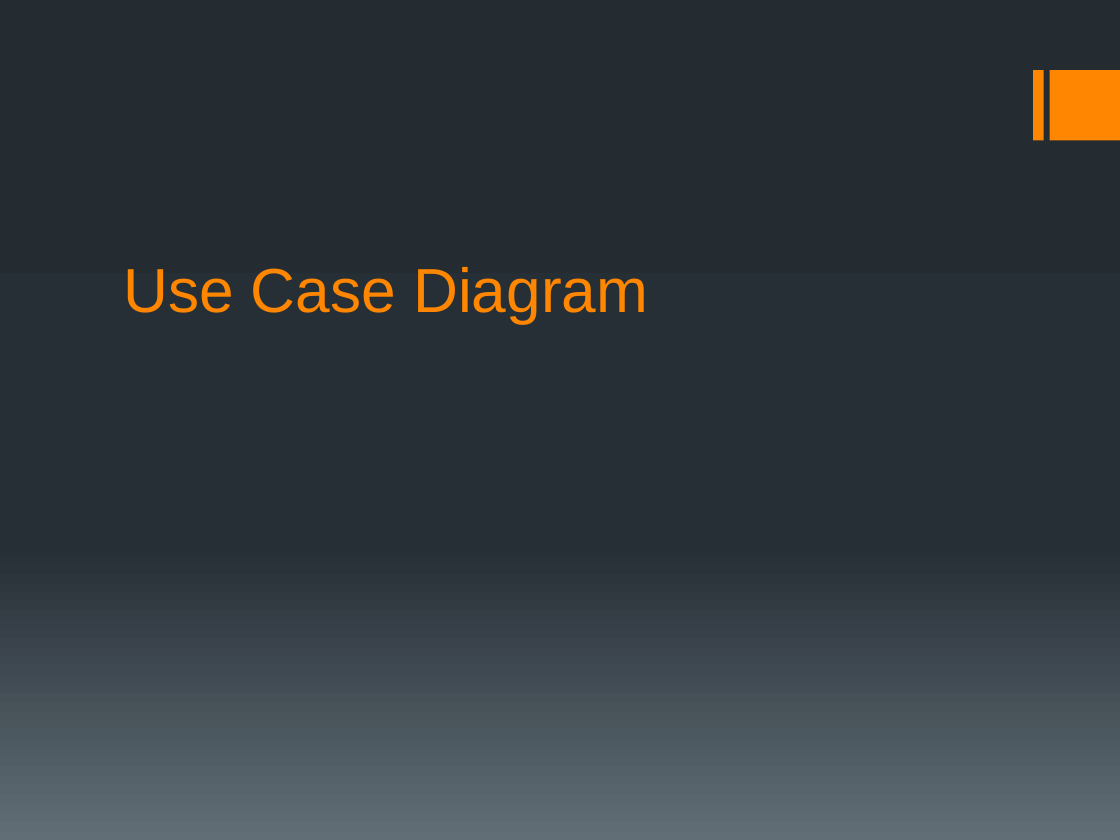
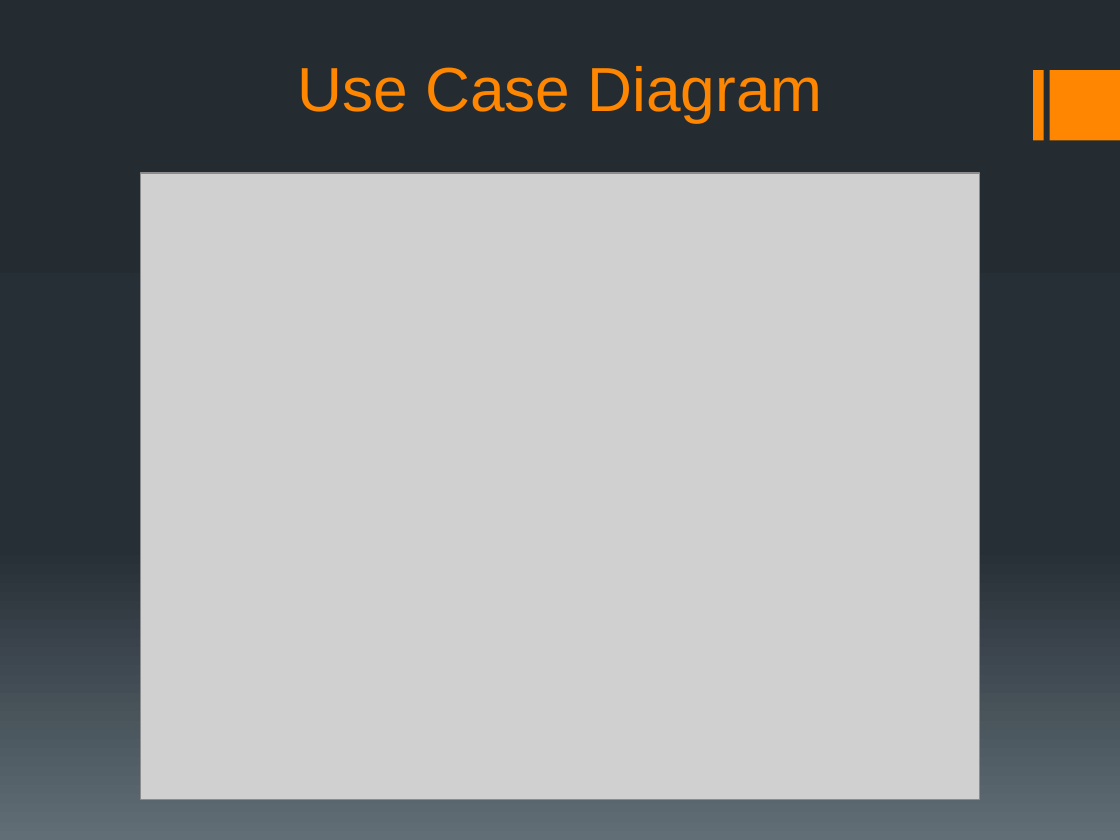
Before and after one commit to ShawnHesch/SAAPI, a slide deck: slide 8 of SAAPI_Walkthrough.pptx. Drawn at 1120x840 pixels with LibreOffice and Linux fonts; fonts in the diff are those of the drawing; grey boxes stand for pictures. Boxes give left, top, right and bottom in pixels: in the first picture for what was removed or moved away, otherwise in the second. Text is boxed around its words. In the diff, an @@ line names an element or a change of style, - is before the commit and + after.

Commit message:
Update and Add
Updated slides and added UC diagram

```diff
--- a/SAAPI_Walkthrough.pptx
+++ b/SAAPI_Walkthrough.pptx
@@ title "Use Case Diagram" moved from (x1=123, y1=267, x2=648, y2=323) to (x1=297, y1=66, x2=823, y2=122) @@
@@ title "Use Case Diagram" at (x1=297, y1=66, x2=823, y2=122): alignment left to centre @@
@@ picture added at (x1=141, y1=174, x2=980, y2=800) @@
```
Also in this commit, not shown: 1 other slide changed, 1 slide added, 1 slide removed, 1 other file.
